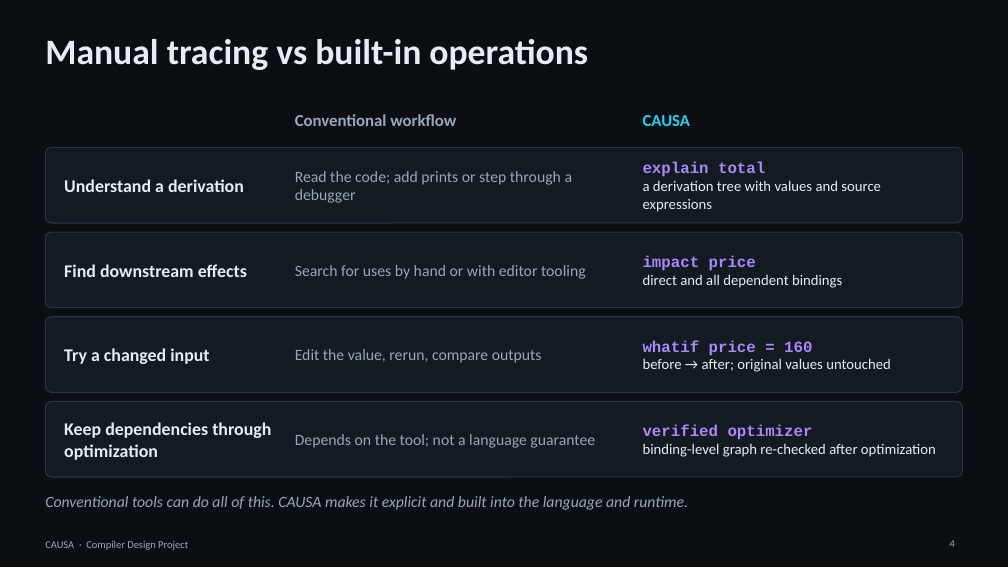
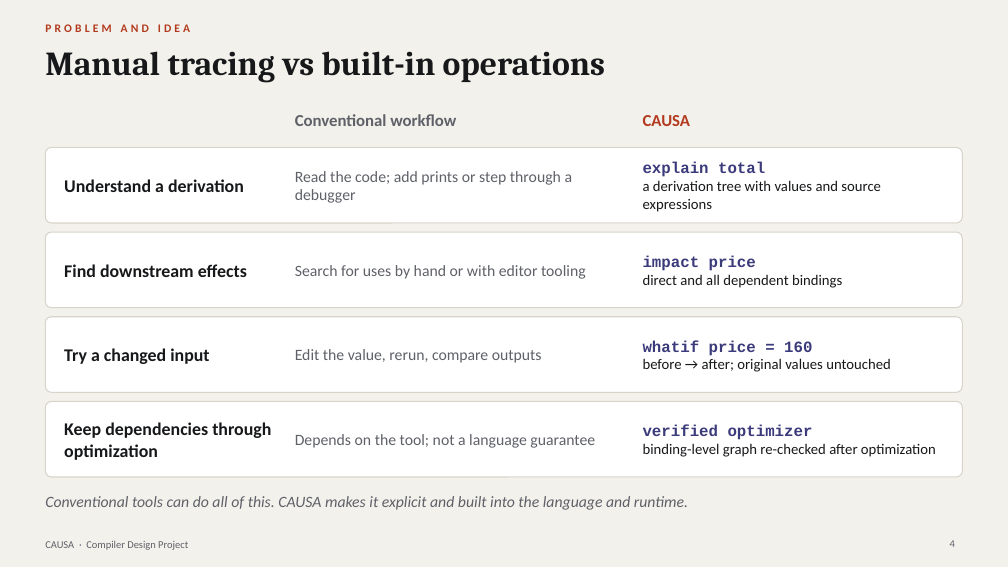
Before and after one commit to ujvall/Causa, a slide deck: slide 4 of presentation/CAUSA_Final_Presentation.pptx. Drawn at 1008x567 pixels with LibreOffice and Linux fonts; fonts in the diff are those of the drawing. Boxes give left, top, right and bottom in pixels: in the first picture for what was removed or moved away, otherwise in the second. Text is boxed around its words. In the diff, an @@ line names an element or a change of style, - is before the commit and + after.

Commit message:
Restyle presentation: light paper canvas, serif headings, consistent theme

```diff
--- a/presentation/CAUSA_Final_Presentation.pptx
+++ b/presentation/CAUSA_Final_Presentation.pptx
@@ background #0B0F14 to #F3F1EC @@
@@ text added at box(45, 24, 190, 32), 11 pt, text #B23A1E, bold @@
+PROBLEM AND IDEA
@@ title "Manual tracing vs built-in operations": place and size @@
-title "Manual tracing vs built-in operations" at box(45, 39, 588, 70)
+title "Manual tracing vs built-in operations" at box(45, 51, 605, 83)
@@ title "Manual tracing vs built-in operations" at box(45, 51, 605, 83): size 34 to 32 pt, font Calibri to Cambria, text colour #E6EDF3 to #17181A @@
@@ text "CAUSA" at box(643, 115, 691, 126): text colour #22D3EE to #B23A1E @@
@@ text "explain total" at box(643, 162, 881, 212): text colour #A78BFA to #3B3A7A in "explain total"; text colour #E6EDF3 to #17181A in "a derivation tree with values and source ..." @@
@@ text "impact price" at box(643, 255, 842, 288): text colour #A78BFA to #3B3A7A in "impact price"; text colour #E6EDF3 to #17181A in "direct and all dependent bindings" @@
@@ text "whatif price = 160" at box(643, 340, 891, 372): text colour #A78BFA to #3B3A7A in "whatif price = 160"; text colour #E6EDF3 to #17181A in "before → after; original values untouched" @@
@@ fill #131A22 to #FFFFFF; outline #2A3644 1 pt to #D8D4CA 1 pt in 4 elements at box(45, 147, 963, 223), box(45, 232, 963, 308), box(45, 317, 963, 392), box(45, 402, 963, 477) @@
@@ text colour #E6EDF3 to #17181A in 4 elements at box(64, 179, 244, 192), box(64, 264, 247, 277), box(64, 348, 209, 364), box(64, 422, 271, 460) @@
@@ text "verified optimizer" at box(643, 425, 936, 457): text colour #A78BFA to #3B3A7A in "verified optimizer"; text colour #E6EDF3 to #17181A in "binding-level graph re-checked after optimization" @@
@@ text colour #9AA8B6 to #5F6168 in 8 elements at box(950, 540, 955, 547), box(45, 541, 188, 550), box(295, 114, 456, 126), box(295, 171, 573, 203), box(295, 265, 586, 279), box(295, 349, 542, 363), box(295, 434, 595, 448), box(45, 496, 688, 510) @@
```
Also in this commit, not shown: 19 other slides changed, 2 other files.
